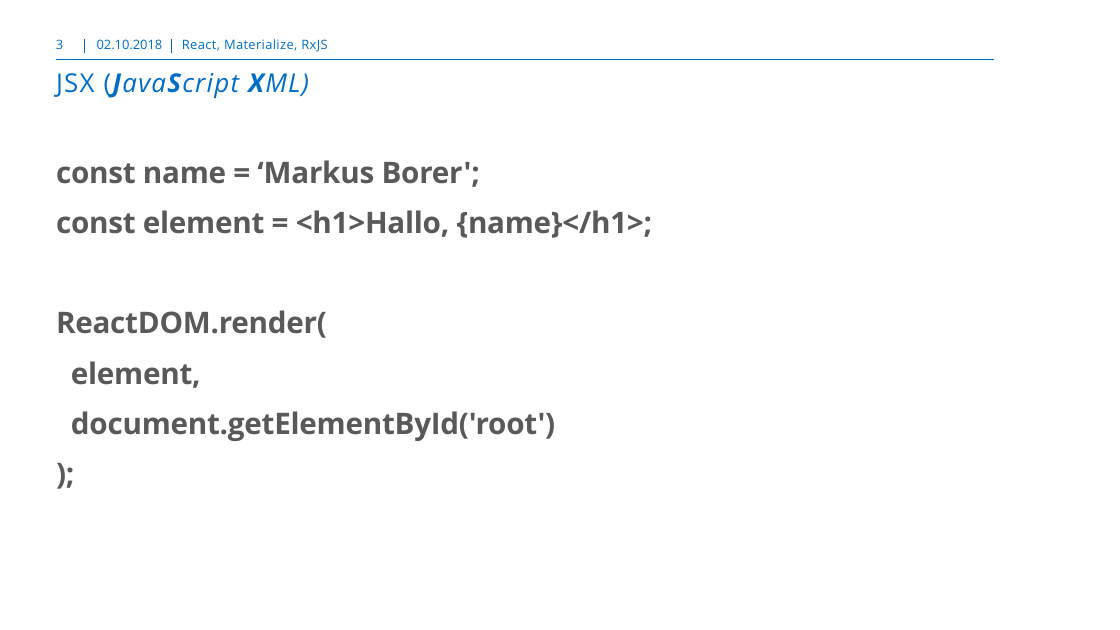
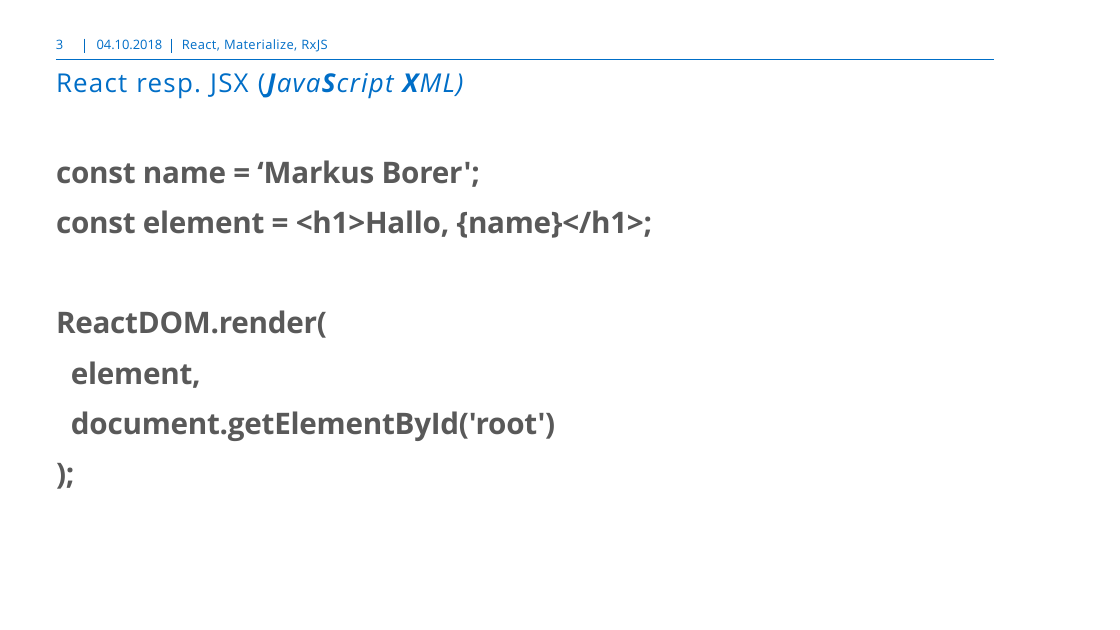
Before and after one commit to markusborer/ReactSample, a slide deck: slide 3 of React.pptx. Drawn at 1120x630 pixels with LibreOffice and Linux fonts; fonts in the diff are those of the drawing; background and template pictures are left out. Boxes give left, top, right and bottom in pixels: in the first picture for what was removed or moved away, otherwise in the second. Text is boxed around its words. In the diff, an @@ line names an element or a change of style, - is before the commit and + after.

```diff
--- a/React.pptx
+++ b/React.pptx
@@ text at box(97, 39, 163, 49): text changed @@
-02.10.2018
+04.10.2018
@@ title at box(56, 73, 464, 99): text changed; italic off @@
-JSX (JavaScript XML)
+React resp. JSX (JavaScript XML)
```
Also in this commit, not shown: 3 other slides changed, 11 slides added.
